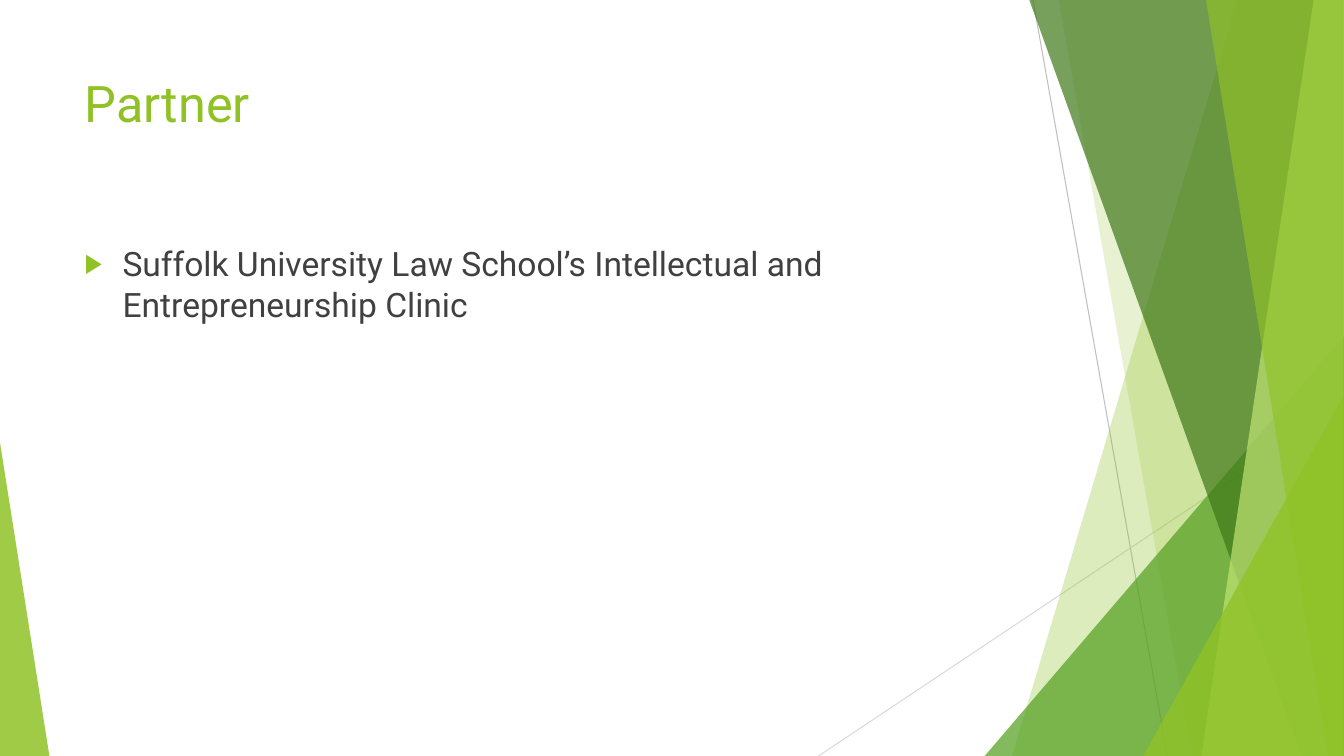
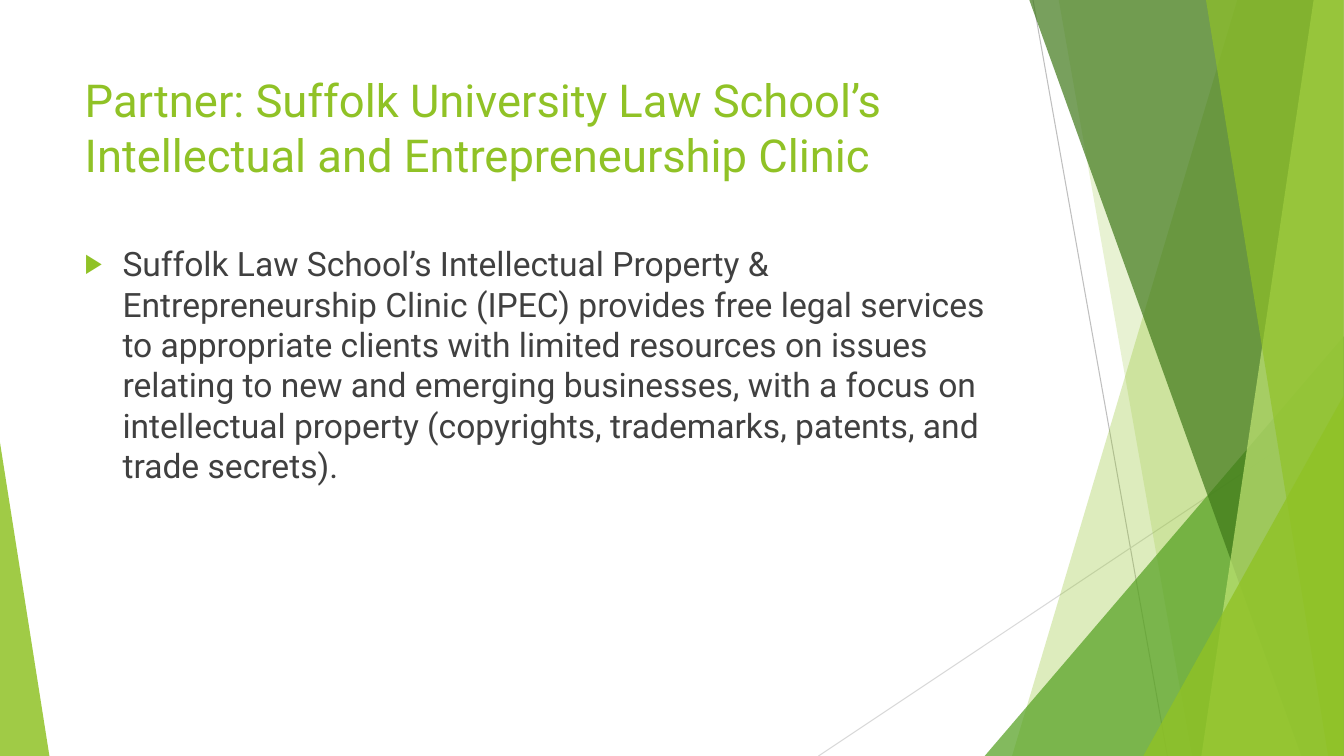
Before and after one commit to colarusso/codingthelaw, a slide deck: slide 2 of Fall_2017/work/asilpavuthi/Final Project/Presentation.pptx. Drawn at 1344x756 pixels with LibreOffice and Linux fonts; fonts in the diff are those of the drawing. Boxes give left, top, right and bottom in pixels: in the first picture for what was removed or moved away, otherwise in the second. Text is boxed around its words. In the diff, an @@ line names an element or a change of style, - is before the commit and + after.

```diff
--- a/Fall_2017/work/asilpavuthi/Final Project/Presentation.pptx
+++ b/Fall_2017/work/asilpavuthi/Final Project/Presentation.pptx
@@ title at (85,82,881,182): text changed; size 36 to 32.4 pt @@
-Partner
+Partner: Suffolk University Law School’s Intellectual and Entrepreneurship Clinic
@@ text at (123,250,984,486): text changed @@
-▶ Suffolk University Law School’s Intellectual and Entrepreneurship Clinic
+▶ Suffolk Law School’s Intellectual Property & Entrepreneurship Clinic (IPEC) provides free legal services to appropriate clients with limited resources on issues relating to new and emerging businesses, with a focus on intellectual property (copyrights, trademarks, patents, and trade secrets).
```
Also in this commit, not shown: 2 other files.
